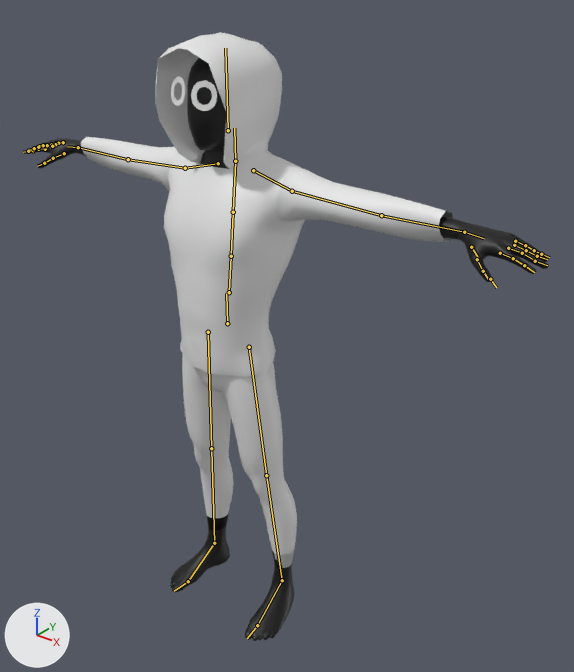
The glTF model glb_imports/ClothesEyesAnimRig.glb: old version first, new version second.
Both versions are drawn from a 50 mm lens placed at (1.436, -1.546, 1.989), pointed at (0.101, 0.123, 0.954). The lights are fixed; the arrows at lower left show +X, +Y and +Z. The picture after the commit comes second. The bones that change, and the others that lie on the model, are drawn over the model as lines.

Names of what the first picture shows: 'BodyHoodie', 'BodyPants', 'Ch36.001', 'Face'.
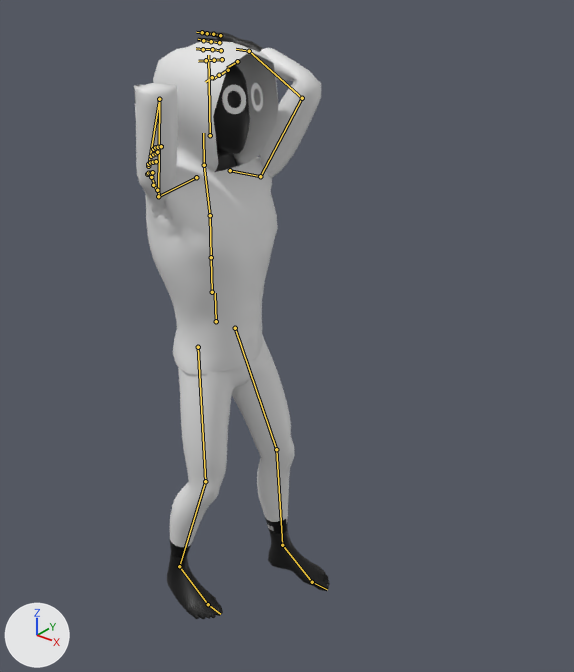
The newer file adds an action. The first version stands in its rest pose; the second is drawn at frame 9 of the action 'NormalThrowAxrang'.

Boxes [x1, y1, x2, y2] around the edits, measured in the pictures (574 x 672 px):
'BodyHoodie', posed (50% narrower): before [81, 33, 453, 377]; after [134, 40, 321, 374]
'BodyPants', posed (9% wider): before [182, 355, 297, 568]; after [170, 336, 295, 547]
'Ch36.001', posed: before [27, 58, 549, 641]; after [167, 31, 330, 619]
bone 'mixamorig:Hips', root to tip: before (227, 323) to (226, 293); after (216, 321) to (215, 293)
bone 'mixamorig:Spine', root to tip: before (229, 292) to (231, 256); after (212, 292) to (211, 257)
bone 'mixamorig:Spine1', root to tip: before (231, 256) to (233, 212); after (211, 257) to (210, 215)
bone 'mixamorig:Spine2', root to tip: before (233, 212) to (235, 161); after (210, 215) to (204, 165)
bone 'mixamorig:LeftShoulder', root to tip: before (253, 170) to (292, 191); after (230, 170) to (260, 176)
bone 'mixamorig:LeftArm', root to tip: before (292, 191) to (381, 215); after (260, 176) to (302, 98)
bone 'mixamorig:LeftForeArm', root to tip: before (381, 215) to (464, 232); after (302, 98) to (249, 51)
bone 'mixamorig:LeftHand', root to tip: before (464, 232) to (484, 238); after (249, 51) to (236, 49)
bone 'mixamorig:RightShoulder', root to tip: before (218, 163) to (185, 168); after (196, 177) to (158, 196)
bone 'mixamorig:RightArm', root to tip: before (185, 168) to (128, 159); after (158, 196) to (159, 99)
bone 'mixamorig:RightForeArm', root to tip: before (128, 159) to (78, 147); after (159, 99) to (148, 166)
bone 'mixamorig:RightHand', root to tip: before (78, 147) to (67, 146); after (148, 166) to (149, 164)
bone 'mixamorig:LeftUpLeg', root to tip: before (249, 347) to (266, 475); after (235, 328) to (276, 449)
bone 'mixamorig:LeftLeg', root to tip: before (266, 475) to (282, 580); after (276, 449) to (282, 545)
bone 'mixamorig:LeftFoot', root to tip: before (282, 580) to (257, 625); after (282, 545) to (312, 582)
bone 'mixamorig:RightUpLeg', root to tip: before (208, 332) to (211, 448); after (198, 347) to (205, 481)
bone 'mixamorig:RightLeg', root to tip: before (211, 448) to (214, 543); after (205, 481) to (179, 566)
bone 'mixamorig:RightFoot', root to tip: before (214, 543) to (188, 581); after (179, 566) to (208, 604)

The change in detail:
Object 'Armature' (bone_rig_object) turns from (0, 0, 0) to (0, 0, 90) degrees about its own x, y and z.
Bone 'mixamorig:Hips' (bone_mixamorig_hips) moves from (0.0, 0.0, 0.0) to (0.0, -0.023, -0.093).
Bone 'mixamorig:Spine' (bone_mixamorig_spine) turns from (0, 0, 0) to (7, 1, -1) degrees about its own x, y and z.
Bone 'mixamorig:Spine1' (bone_mixamorig_spine1) turns from (0, 0, 0) to (1, -2, 0) degrees about its own x, y and z.
Bone 'mixamorig:Spine2' (bone_mixamorig_spine2) turns from (0, 0, 0) to (-9, -1, -2) degrees about its own x, y and z.
Bone 'mixamorig:LeftShoulder' (bone_mixamorig_leftshoulder) moves from (0.0, 0.0, 0.0) to (-0.034, 0.003, 0.007).
Bone 'mixamorig:LeftShoulder' (bone_mixamorig_leftshoulder) turns from (0, 0, 0) to (2, 7, 0) degrees about its own x, y and z.
Bone 'mixamorig:LeftArm' (bone_mixamorig_leftarm) turns from (0, 0, 0) to (90, -152, 0) degrees about its own x, y and z.
Bone 'mixamorig:LeftForeArm' (bone_mixamorig_leftforearm) turns from (0, 0, 0) to (1, -5, 83) degrees about its own x, y and z.
Bone 'mixamorig:LeftHand' (bone_mixamorig_lefthand) turns from (0, 0, 0) to (-14, -24, 30) degrees about its own x, y and z.
Bone 'mixamorig:RightShoulder' (bone_mixamorig_rightshoulder) moves from (0.0, 0.0, 0.0) to (0.033, -0.002, 0.007).
Bone 'mixamorig:RightShoulder' (bone_mixamorig_rightshoulder) turns from (0, 0, 0) to (-2, -7, 3) degrees about its own x, y and z.
Bone 'mixamorig:RightArm' (bone_mixamorig_rightarm) turns from (0, 0, 0) to (89, 164, 16) degrees about its own x, y and z.
Bone 'mixamorig:RightForeArm' (bone_mixamorig_rightforearm) turns from (0, 0, 0) to (-5, 2, -155) degrees about its own x, y and z.
Bone 'mixamorig:RightHand' (bone_mixamorig_righthand) turns from (0, 0, 0) to (32, 32, 63) degrees about its own x, y and z.
Bone 'mixamorig:LeftUpLeg' (bone_mixamorig_leftupleg) turns from (0, 0, 0) to (19, -7, 0) degrees about its own x, y and z.
Bone 'mixamorig:LeftLeg' (bone_mixamorig_leftleg) turns from (0, 0, 0) to (-16, 0, 0) degrees about its own x, y and z.
Bone 'mixamorig:LeftFoot' (bone_mixamorig_leftfoot) turns from (0, 0, 0) to (-4, 4, -10) degrees about its own x, y and z.
Bone 'mixamorig:RightUpLeg' (bone_mixamorig_rightupleg) turns from (0, 0, 0) to (9, 7, 1) degrees about its own x, y and z.
Bone 'mixamorig:RightLeg' (bone_mixamorig_rightleg) turns from (0, 0, 0) to (-23, 0, 0) degrees about its own x, y and z.
Bone 'mixamorig:RightFoot' (bone_mixamorig_rightfoot) turns from (0, 0, 0) to (13, -7, 7) degrees about its own x, y and z.
